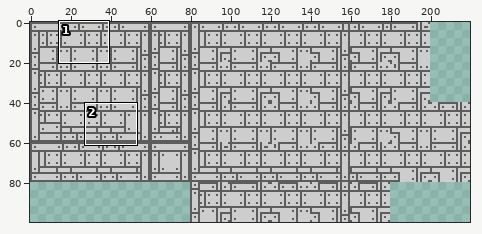
Two states of a sprite sheet, Sprites/Tile_Sets/TS-05-Main-Steel-plates_02.png. Above, an overview of the earlier version with the close-up marked.
Close-up. Before the commit:
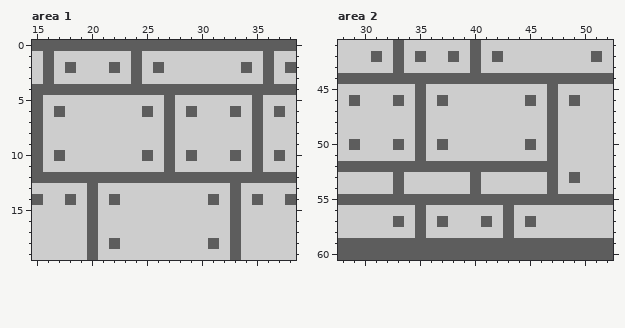
The file is 220x100 pixels. Shown: area 1: x 15..38, y 0..19; area 2: x 28..52, y 41..60. The commit also changed other parts of the picture, which this record leaves out.
After:
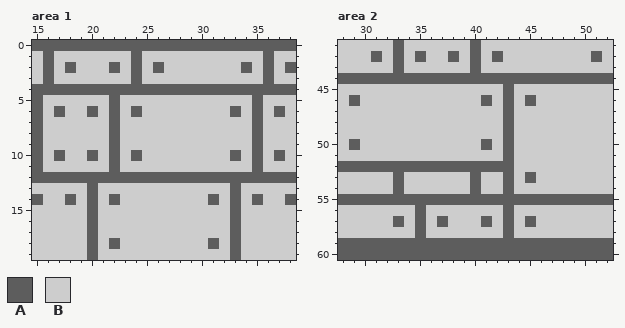
Palette (. is transparent): A #5d5d5d  B #cdcdcd
The exact change:
{"where": "area 1"}
{"y":5,"x":22,"old":"B","new":"A"}
{"y":5,"x":27,"old":"A","new":"B"}
{"y":6,"x":20,"old":"B","new":"A"}
{"y":6,"x":22,"old":"B","new":"A"}
{"y":6,"x":24,"old":"BA","new":"AB"}
{"y":6,"x":27,"old":"A","new":"B"}
{"y":6,"x":29,"old":"A","new":"B"}
{"y":7,"x":22,"old":"B","new":"A"}
{"y":7,"x":27,"old":"A","new":"B"}
{"y":8,"x":22,"old":"B","new":"A"}
{"y":8,"x":27,"old":"A","new":"B"}
{"y":9,"x":22,"old":"B","new":"A"}
{"y":9,"x":27,"old":"A","new":"B"}
{"y":10,"x":20,"old":"B","new":"A"}
{"y":10,"x":22,"old":"B","new":"A"}
{"y":10,"x":24,"old":"BA","new":"AB"}
{"y":10,"x":27,"old":"A","new":"B"}
{"y":10,"x":29,"old":"A","new":"B"}
{"y":11,"x":22,"old":"B","new":"A"}
{"y":11,"x":27,"old":"A","new":"B"}
{"where": "area 2"}
{"y":45,"x":35,"old":"A","new":"B"}
{"y":45,"x":43,"old":"B","new":"A"}
{"y":45,"x":47,"old":"A","new":"B"}
{"y":46,"x":33,"old":"A","new":"B"}
{"y":46,"x":35,"old":"A","new":"B"}
{"y":46,"x":37,"old":"A","new":"B"}
{"y":46,"x":41,"old":"B","new":"A"}
{"y":46,"x":43,"old":"B","new":"A"}
{"y":46,"x":47,"old":"A","new":"B"}
{"y":46,"x":49,"old":"A","new":"B"}
{"y":47,"x":35,"old":"A","new":"B"}
{"y":47,"x":43,"old":"B","new":"A"}
{"y":47,"x":47,"old":"A","new":"B"}
{"y":48,"x":35,"old":"A","new":"B"}
{"y":48,"x":43,"old":"B","new":"A"}
{"y":48,"x":47,"old":"A","new":"B"}
{"y":49,"x":35,"old":"A","new":"B"}
{"y":49,"x":43,"old":"B","new":"A"}
{"y":49,"x":47,"old":"A","new":"B"}
{"y":50,"x":33,"old":"A","new":"B"}
{"y":50,"x":35,"old":"A","new":"B"}
{"y":50,"x":37,"old":"A","new":"B"}
{"y":50,"x":41,"old":"B","new":"A"}
{"y":50,"x":43,"old":"B","new":"A"}
{"y":50,"x":45,"old":"A","new":"B"}
{"y":50,"x":47,"old":"A","new":"B"}
{"y":51,"x":35,"old":"A","new":"B"}
{"y":51,"x":43,"old":"B","new":"A"}
{"y":51,"x":47,"old":"A","new":"B"}
{"y":52,"x":44,"old":"AAAA","new":"BBBB"}
{"y":53,"x":43,"old":"B","new":"A"}
{"y":53,"x":45,"old":"B","new":"A"}
{"y":53,"x":47,"old":"A","new":"B"}
{"y":53,"x":49,"old":"A","new":"B"}
{"y":54,"x":43,"old":"B","new":"A"}
{"y":54,"x":47,"old":"A","new":"B"}
{"label":"changed","picture_box":[87,95,197,172]}
{"label":"changed","picture_box":[393,84,580,194]}
